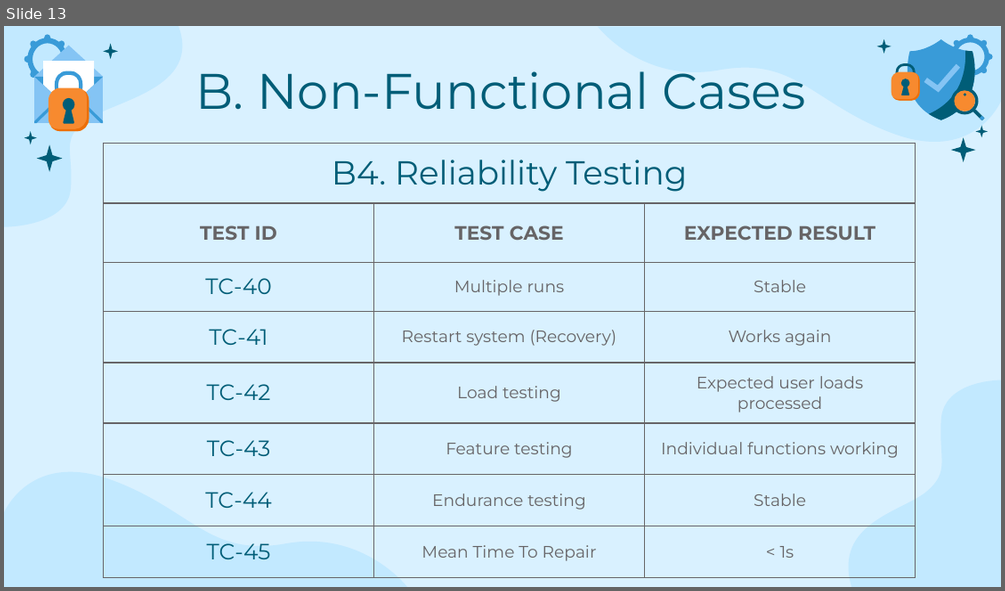
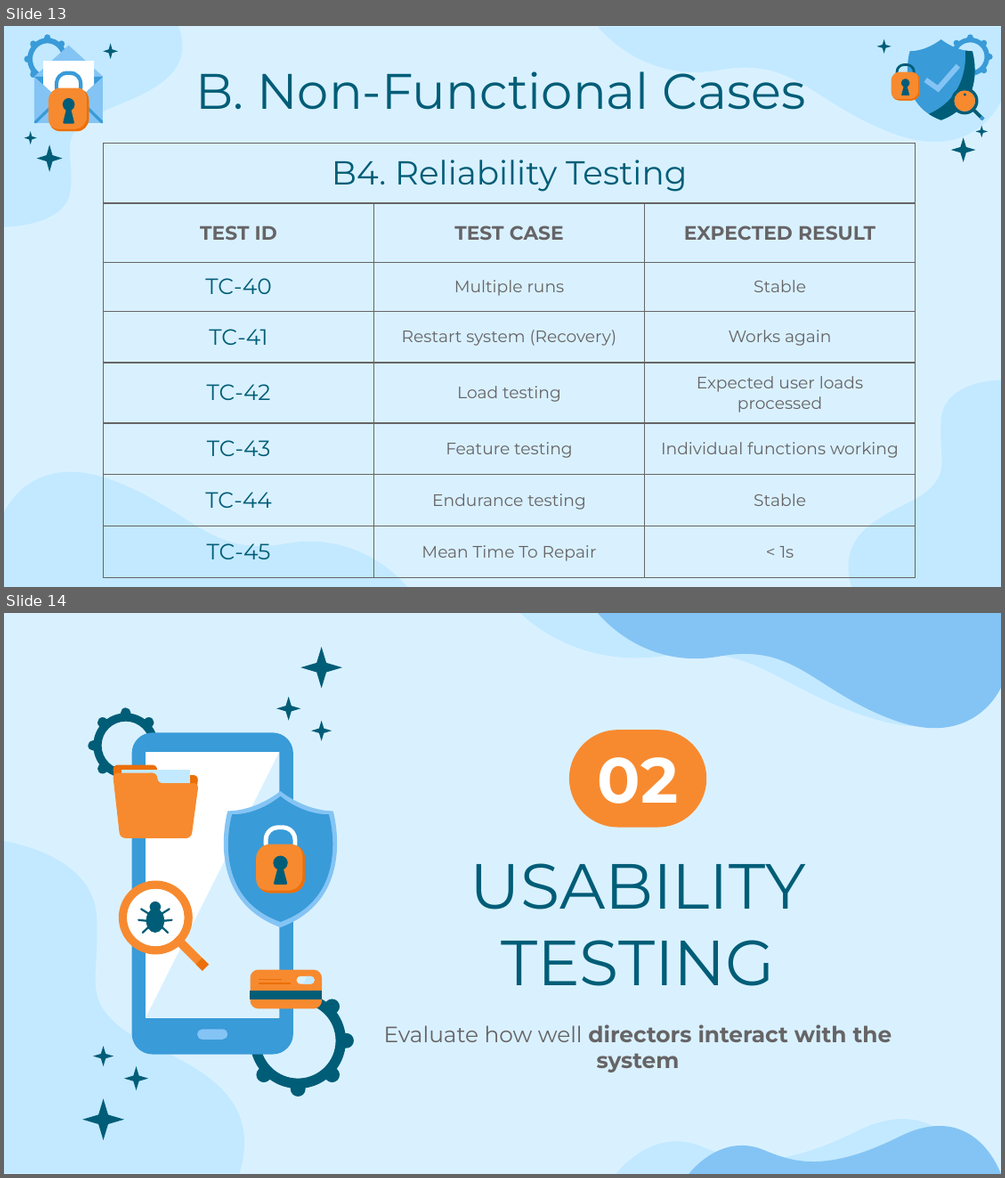
Before and after one commit to MiraPhilip12/Graduation_Project_ESLSCA, a slide deck: Milestone 5/Testing and Evaluation.pptx. Shown one above the other, each under a label of ours: slide 13 before the commit, slides 13 and 14 after it. The pictures are 1005x591 and 1005x1178 pixels, drawn with LibreOffice and Linux fonts; fonts in the diff are those of the drawing. Boxes give left, top, right and bottom in pixels: in the first picture for what was removed or moved away, otherwise in the second. Text is boxed around its words. In the diff, an @@ line names an element or a change of style, - is before the commit and + after.

```diff
--- a/Milestone 5/Testing and Evaluation.pptx
+++ b/Milestone 5/Testing and Evaluation.pptx
@@ slide 14 added at [4, 613, 1001, 1174], background #D9F1FF @@
@@ freeform shape added at [520, 613, 1001, 727], fill #C2E9FF @@
@@ freeform shape added at [599, 613, 1001, 728], fill #84C4F4 @@
@@ group added at [82, 647, 359, 1140]: 34 freeform shapes @@
@@ rounded rectangle added at [569, 730, 707, 827], fill #F78A2F @@
@@ title added at [598, 757, 678, 803], 46 pt, text #FFFFFF, bold @@
+02
@@ freeform shape added at [4, 841, 269, 1173], fill #C2E9FF @@
@@ title added at [470, 863, 806, 986], 46 pt, text #005D77 @@
+USABILITY TESTING
@@ subtitle added at [384, 1024, 892, 1072], 16 pt, text #666466, bold @@
+Evaluate how well directors interact with the system
@@ freeform shape added at [616, 1119, 973, 1173], fill #C2E9FF @@
@@ freeform shape added at [688, 1126, 1001, 1173], fill #84C4F4 @@
```
Also in this commit, not shown: 1 slide changed, 20 other slides added, 1 slide removed, 3 other files.
